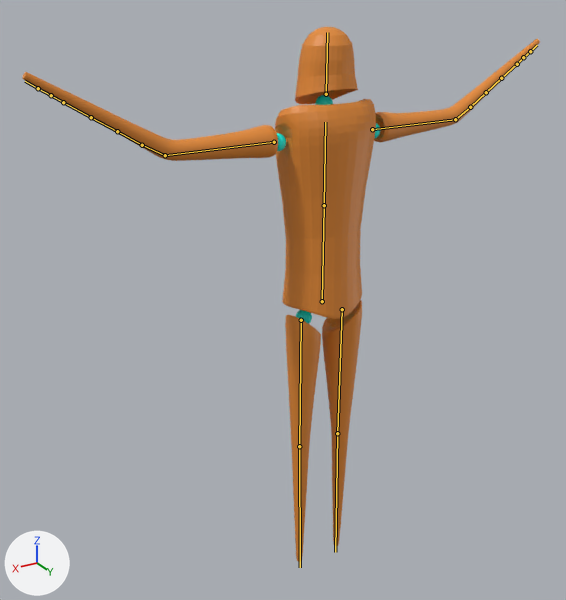
One commit to the Blender file demo_game/Character.blend: the scene before it, then after it.
Both versions are drawn from a 50 mm lens placed at (5.59, 8.27, 8.67), pointed at (0.33, -0.49, 4.29). The lights are fixed; the arrows at lower left show +X, +Y and +Z. The bones that bend it are drawn over the model as lines.

In view in the first picture: 'Corpo_mesh'.
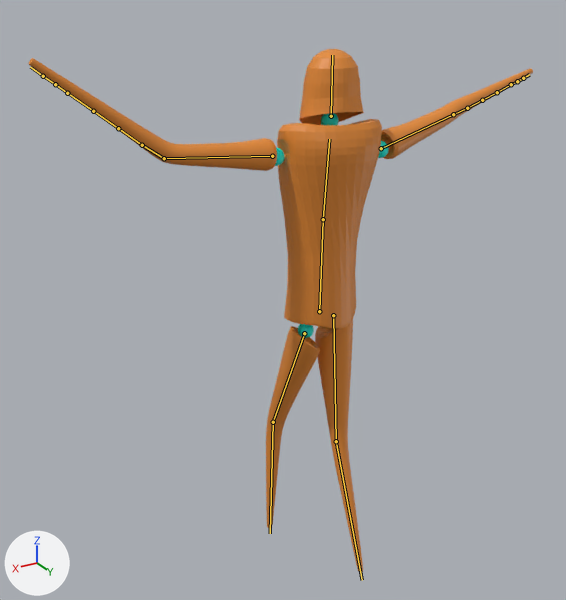
Commit message: fine animazioni parziali

The newer file adds an action. The first version stands in its rest pose; the second is drawn at frame 1 of the action 'Back_walk_legs_animation'.

ob_controlla_palle_down is not drawn itself; it is the parent of ob_sferagamba_l, ob_sferagamba_r.
ob_controlla_palle_up is not drawn itself; it is the parent of ob_sferacollo, ob_sferaascella_l, ob_sferaascella_r.

The edits, one by one:
Bone 'Pancia' (bone_pancia) moves from (0.0, 0.0, 0.0) to (0.0, -0.17, 0.06).
Bone 'Pancia' (bone_pancia) turns from (0, 0, 0) to (-4, 20, -3) degrees about its own x, y and z.
Bone 'Petto' (bone_petto) turns from (0, 0, 0) to (-3, -30, 2) degrees about its own x, y and z.
Bone 'Capa' (bone_capa) moves from (0.0, 0.0, 0.0) to (0.0, -0.06, 0.01).
Bone 'Capa' (bone_capa) turns from (0, 0, 0) to (6, 0, -1) degrees about its own x, y and z.
Bone 'Piede_IK.R' (bone_piede_ik_r) moves from (0.0, 0.0, 0.0) to (0.0, -0.72, -0.01).
Bone 'Piede_IK.L' (bone_piede_ik_l) moves from (0.0, 0.0, 0.0) to (0.0, 0.95, -0.01).

Pixel boxes (x1, y1, x2, y2) of what changed, in the pictures (566 x 600 px):
'Corpo_mesh', posed
    before: (22, 27, 540, 562)
    after: (29, 49, 533, 572)
'SferaAscella.L', posed
    before: (276, 133, 286, 151)
    after: (275, 148, 285, 166)
'SferaAscella.R', posed
    before: (374, 123, 380, 139)
    after: (378, 141, 389, 158)
bone 'Pancia', root to tip
    before: (322, 301) to (324, 205)
    after: (319, 311) to (323, 219)
bone 'Petto', root to tip
    before: (324, 205) to (325, 122)
    after: (323, 219) to (329, 139)
bone 'Capa', root to tip
    before: (326, 94) to (327, 32)
    after: (331, 116) to (332, 55)
